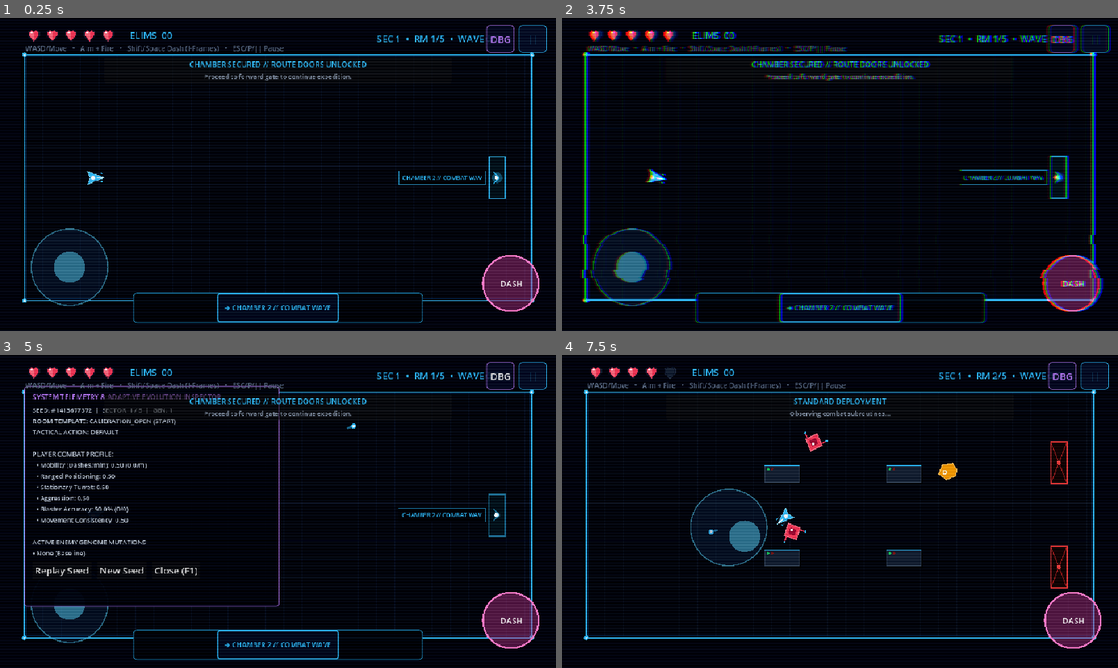
Above: before the commit, frames 1-4 (two rows, left to right).
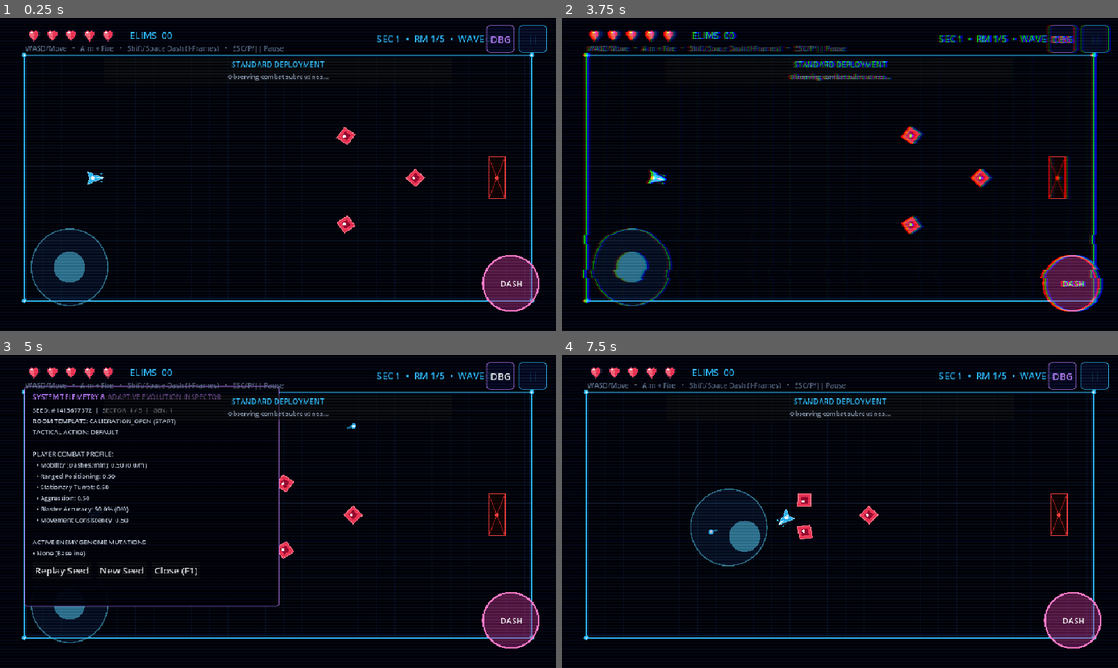
Above: after the commit, the same moments.

Repository: DaKaufeeBoii/GLITCH-RUN
Game: Godot game, scene res://scenes/main.tscn
Two runs of this game, one before a commit and one after it. Both use one fixed random seed, a clock stepped at 60 frames per second and the inputs below. This scene is started directly instead of the project's main scene.
Inputs (mouse positions are in pixels of both pictures, inside the frame that each line leads up to):
- Up to frame 1 (0.25 s): no input
- Up to frame 2 (3.75 s): click "||" at 0.5 s; click "RESTART RUN" at 1.25 s; click "RESTART RUN" at 2 s; click "RESTART RUN" at 2.75 s; click "CONFIRM" at 3.5 s
- Up to frame 3 (5 s): click "DBG" at 4.25 s
- Up to frame 4 (7.5 s): click "Replay Seed" at 5 s; click (840, 646) at 5.75 s, where only the run before the commit has a clickable "➔ CHAMBER 2 // COMBAT WAVE"; tap Enter at 6.5 s; move the mouse to (962, 495) at 6.52 s; hold Right (ui_right) 6.53-7.25 s; tap P at 6.6 s; click (962, 495) at 6.67 s; tap Space at 6.77 s; drag from (728, 527) to (812, 574) at 7.27 s

The runs differ from the first frame. In frame 1, 3.1% of the frame differs, in the area x 3-97%, y 10-98%; in frame 2, 6.2%; in frame 3, 2.5%; in frame 4, 2.5%.

Commit message:
fix(gameplay): eliminate empty rooms, guarantee combat waves, restore core fast-paced roguelite combat, and resolve all GDScript warnings

Diff:
--- a/scripts/chaser.gd
+++ b/scripts/chaser.gd
@@ -7,7 +7,6 @@
 
 signal defeated
 
-const EnemySteering := preload("res://scripts/enemy_steering.gd")
 const PROJECTILE_SCENE := preload("res://scenes/weapons/enemy_projectile.tscn")
 
 @export var max_health := 3
@@ -211,8 +210,15 @@
 	# Center optical sensor circle
 	draw_circle(Vector2(3, 0), 2.5, Color("ffffff"))
 
-	# Health bar
-	if health < max_health:
+	# Health bar & Evolution Tier indicator
+	if max_health > 3:
+		var tier_pips := 1 if max_health <= 6 else 2
+		for p in range(tier_pips):
+			draw_circle(Vector2(-4.0 + float(p) * 8.0, -27), 2.2, Color("38bdf8"))
+		draw_rect(Rect2(-16, -22, 32, 4), Color("181a26"))
+		var hp_ratio := float(health) / float(max_health)
+		draw_rect(Rect2(-15, -21, 30.0 * hp_ratio, 2), Color("f43f5e"))
+	elif health < max_health:
 		var hit_points := float(health) / float(max_health)
 		draw_rect(Rect2(-14, -22, 28, 4), Color("181a26"))
 		draw_rect(Rect2(-13, -21, 26.0 * hit_points, 2), Color("f43f5e"))
--- a/scripts/dasher.gd
+++ b/scripts/dasher.gd
@@ -4,7 +4,6 @@
 signal defeated
 
 const HAZARD_SCENE := preload("res://scenes/weapons/hazard_node.tscn")
-const EnemySteering := preload("res://scripts/enemy_steering.gd")
 
 @export var max_health := 2
 @export var patrol_speed := 95.0
@@ -201,8 +200,15 @@
 	# Central thruster plasma core
 	draw_circle(Vector2(-4, 0), 3.0, Color("fdf2f8"))
 
-	# Health bar
-	if health < max_health:
+	# Health bar & Evolution Tier indicator
+	if max_health > 2:
+		var tier_pips := 1 if max_health <= 4 else 2
+		for p in range(tier_pips):
+			draw_circle(Vector2(-4.0 + float(p) * 8.0, -26), 2.2, Color("38bdf8"))
+		draw_rect(Rect2(-16, -21, 32, 4), Color("181a26"))
+		var hp_ratio := float(health) / float(max_health)
+		draw_rect(Rect2(-15, -20, 30.0 * hp_ratio, 2), Color("ec4899"))
+	elif health < max_health:
 		var hit_points := float(health) / float(max_health)
 		draw_rect(Rect2(-14, -20, 28, 4), Color("181a26"))
 		draw_rect(Rect2(-13, -19, 26.0 * hit_points, 2), Color("ec4899"))
--- a/scripts/encounter_director.gd
+++ b/scripts/encounter_director.gd
@@ -119,13 +119,9 @@
 		var genome: RefCounted = null
 		if family in ["CHASER", "SHOOTER", "DASHER"]:
 			genome = evolution_manager.get_genome_for_spawn(family)
-			# Apply active tactical mutations
+			# Apply active tactical positioning mutations
 			if pincer_active and family == "CHASER":
 				genome.apply_named_mutation("PINCER_WINGS")
-			if shooter_lead > 0.0 and family == "SHOOTER":
-				genome.apply_named_mutation("PREDICTIVE_OPTICS")
-			if hazard_trail and family == "DASHER":
-				genome.apply_named_mutation("ION_HAZARD_TRAIL")
 
 		final_spawn_list.append({
 			"type": espawn.type,
@@ -153,7 +149,7 @@
 	combat_time: float,
 	player_profile: Dictionary,
 	chosen_tactic: String
-) -> void:
+) -> Array[Dictionary]:
 	## Reports combat feedback to LearningPolicy, AdaptiveDirector, and EvolutionManager.
 	adaptive_director.record_tactic_result(chosen_tactic, damage_taken)
 
@@ -163,7 +159,7 @@
 			var reward: float = learning_policy.compute_reward(damage_taken, combat_time, player_profile, act_id)
 			learning_policy.update_policy(reward)
 
-	evolution_manager.process_encounter_end(
+	return evolution_manager.process_encounter_end(
 		sector_index,
 		damage_taken,
 		combat_time,
--- a/scripts/evolution_manager.gd
+++ b/scripts/evolution_manager.gd
@@ -108,7 +108,7 @@
 
 func process_encounter_end(
 	sector_index: int,
-	damage_taken_by_player: int,
+	_damage_taken_by_player: int,
 	combat_duration: float,
 	player_profile: Dictionary,
 	_selected_tactic: String
@@ -149,7 +149,7 @@
 			ev.player_kited_count += 1
 
 		# Tier 0 -> Tier 1: Enhanced Pursuit Speed (+35%) & 2x Health
-		if ev.tier == 0 and ev.encounters_fought >= 1 and ev.player_kited_count >= 1:
+		if ev.tier == 0 and ev.encounters_fought >= 1:
 			ev.tier = 1
 			for g in active_genomes["CHASER"]:
 				g.tier = 1
--- a/scripts/game.gd
+++ b/scripts/game.gd
@@ -552,13 +552,8 @@
 		rs_node.waves_in_room = rs_node.progression.waves_in_room
 
 	damage_taken_this_sector = 0
-
-	if rs_node and rs_node.progression and rs_node.waves_in_room == 0:
-		# Non-wave room (START, RECOVERY, SHOP, GIFT) - secure chamber!
-		room_cleared = true
-		_handle_non_wave_room(current_room_data.room_type)
-	else:
-		_spawn_wave_enemies(1)
+	room_cleared = false
+	_spawn_wave_enemies(1)
 
 	queue_redraw()
 	_update_debug_overlay()
@@ -928,8 +923,9 @@
 	var rs = get_node("/root/RunState")
 
 	# Report combat outcome to EncounterDirector & EvolutionManager
+	var new_adaptations: Array[Dictionary] = []
 	if encounter_director and tracker and rs:
-		encounter_director.record_encounter_result(
+		new_adaptations = encounter_director.record_encounter_result(
 			rs.current_room_index,
 			damage_taken_this_sector,
 			sector_combat_time,
@@ -938,7 +934,37 @@
 		)
 		rs.set_evolution_log(encounter_director.evolution_manager.evolution_history)
 
-	_show_upgrade_draft()
+	# If hostiles evolved, flash alert banner and play mutation audio
+	if not new_adaptations.is_empty():
+		var first_adap: Dictionary = new_adaptations[0]
+		var f_name: String = first_adap.get("family", "HOSTILE")
+		var t_num: int = first_adap.get("tier", 1)
+		var m_name: String = first_adap.get("mutation", "OVERCLOCK")
+		var h_mult: String = first_adap.get("health_mult", "2x HP")
+		trigger_glitch(0.70)
+		add_trauma(0.35)
+		if Engine.has_singleton("AudioSynth") or get_node_or_null("/root/AudioSynth"):
+			get_node("/root/AudioSynth").play("mutation_alert", 0.0, 0.0)
+		_show_director_banner(
+			"HOSTILE SPECIES EVOLVED // %s [TIER %d]" % [f_name, t_num],
+			"%s (%s) • %s" % [m_name.replace("_", " "), h_mult, first_adap.get("tradeoff", "Hostiles learned from previous battles.")]
+		)
+
+	# Handle reward presentation based on room type
+	var r_type: String = current_room_data.room_type if current_room_data else "COMBAT"
+	match r_type:
+		"RECOVERY":
+			if rs:
+				rs.heal(2)
+			if Engine.has_singleton("AudioSynth") or get_node_or_null("/root/AudioSynth"):
+				get_node("/root/AudioSynth").play("powerup_pickup", 0.0, 0.0)
+			_show_upgrade_draft()
+		"SHOP":
+			_show_shop_interface()
+		"GIFT":
+			_show_gift_interface()
+		_:
+			_show_upgrade_draft()
 
 
 func _show_upgrade_draft() -> void:
--- a/scripts/player.gd
+++ b/scripts/player.gd
@@ -6,6 +6,7 @@
 signal dashed
 signal damaged(amount: int)
 signal shot_fired
+@warning_ignore("unused_signal")
 signal shot_hit(enemy: Node2D)
 
 const PROJECTILE_SCENE := preload("res://scenes/weapons/projectile.tscn")
--- a/scripts/run_progression.gd
+++ b/scripts/run_progression.gd
@@ -13,6 +13,7 @@
 const DEFAULT_ROOMS_PER_SECTOR := 5
 const MIN_SECTOR_WAVES := 3
 const MAX_SECTOR_WAVES := 5
+const MAX_WAVES_PER_ROOM := 5
 
 var run_depth: int = 1 # Monotonically increasing room steps taken across entire run
 var sector_index: int = 1
@@ -83,29 +84,27 @@
 
 
 func calculate_waves_for_current_room(room_type: String) -> int:
-	## Distributes scheduled sector waves to combat rooms.
-	## Non-wave rooms (START, RECOVERY, SHOP, GIFT) have 0 waves.
-	## Boss is a separate end-of-sector encounter (1 boss wave).
+	## Calculates combat wave count for each chamber.
+	## Every chamber guarantees enemy combat engagements (never 0 waves).
 	match room_type:
-		"START", "RECOVERY", "SHOP", "GIFT":
-			waves_in_room = 0
-			current_wave = 0
-			return 0
+		"START":
+			waves_in_room = 1
 		"BOSS":
 			waves_in_room = 1
-			current_wave = 1
-			return 1
+		"RECOVERY", "SHOP", "GIFT":
+			waves_in_room = 1
 		_: # COMBAT, ELITE
-			var remaining_sector_waves: int = sector_total_waves - sector_waves_completed
-			if remaining_sector_waves <= 0:
-				# All scheduled regular waves for this sector have already been cleared!
-				waves_in_room = 0
-				current_wave = 0
-				return 0
-			# Combat room consumes scheduled wave (1 wave per room visit)
-			waves_in_room = 1
-			current_wave = 1
-			return waves_in_room
+			if difficulty == "EASY":
+				waves_in_room = 2
+			elif run_depth <= 3:
+				waves_in_room = 2
+			elif run_depth <= 7:
+				waves_in_room = 3
+			else:
+				waves_in_room = clampi(3 + int(float(run_depth) / 4.0), 3, MAX_WAVES_PER_ROOM)
+
+	current_wave = 1
+	return waves_in_room
 
 
 func calculate_spawn_budget(wave: int) -> int:
--- a/scripts/shooter.gd
+++ b/scripts/shooter.gd
@@ -4,7 +4,6 @@
 signal defeated
 
 const PROJECTILE_SCENE := preload("res://scenes/weapons/enemy_projectile.tscn")
-const EnemySteering := preload("res://scripts/enemy_steering.gd")
 
 @export var max_health := 3
 @export var move_speed := 82.0
@@ -195,8 +194,15 @@
 	draw_circle(Vector2(5, 0), 4.0, Color("fffbeb"))
 	draw_circle(Vector2(5, 0), 2.0, Color("f59e0b"))
 
-	# Health bar
-	if health < max_health:
+	# Health bar & Evolution Tier indicator
+	if max_health > 3:
+		var tier_pips := 1 if max_health <= 6 else 2
+		for p in range(tier_pips):
+			draw_circle(Vector2(-4.0 + float(p) * 8.0, -27), 2.2, Color("38bdf8"))
+		draw_rect(Rect2(-16, -22, 32, 4), Color("181a26"))
+		var hp_ratio := float(health) / float(max_health)
+		draw_rect(Rect2(-15, -21, 30.0 * hp_ratio, 2), Color("f59e0b"))
+	elif health < max_health:
 		var hit_points := float(health) / float(max_health)
 		draw_rect(Rect2(-14, -22, 28, 4), Color("181a26"))
 		draw_rect(Rect2(-13, -21, 26.0 * hit_points, 2), Color("f59e0b"))
--- a/scripts/test_director.gd
+++ b/scripts/test_director.gd
@@ -664,30 +664,21 @@
 	var prog_hard = RUN_PROGRESSION_SCRIPT.new(4242, "HARD")
 	assert(prog_hard.sector_total_waves == 4, "Hard Sector 1 must schedule 4 waves")
 
-	# Non-wave rooms have 0 waves (START, RECOVERY, SHOP, GIFT)
-	assert(prog.calculate_waves_for_current_room("START") == 0, "START room must have 0 combat waves")
-	assert(prog.calculate_waves_for_current_room("RECOVERY") == 0, "RECOVERY room must have 0 combat waves")
-	assert(prog.calculate_waves_for_current_room("SHOP") == 0, "SHOP room must have 0 combat waves")
-	assert(prog.calculate_waves_for_current_room("GIFT") == 0, "GIFT room must have 0 combat waves")
-
-	# Boss room is 1 end-of-sector boss encounter
+	# Every room guarantees combat wave engagement (never 0 waves)
+	assert(prog.calculate_waves_for_current_room("START") == 1, "START room must have 1 introductory wave")
+	assert(prog.calculate_waves_for_current_room("RECOVERY") >= 1, "RECOVERY room must have combat wave")
+	assert(prog.calculate_waves_for_current_room("SHOP") >= 1, "SHOP room must have combat wave")
+	assert(prog.calculate_waves_for_current_room("GIFT") >= 1, "GIFT room must have combat wave")
 	assert(prog.calculate_waves_for_current_room("BOSS") == 1, "BOSS room must have 1 boss wave")
-
-	# Sector wave consumption across combat rooms
+	assert(prog.calculate_waves_for_current_room("COMBAT") >= 2, "Combat rooms guarantee multiple combat waves")
+
+	# Wave advancement across combat waves
 	prog.reset()
-	assert(prog.calculate_waves_for_current_room("COMBAT") == 1, "Combat room consumes 1 scheduled wave")
+	var w_count := prog.calculate_waves_for_current_room("COMBAT")
+	assert(w_count >= 2, "Early depth combat room has at least 2 waves")
+	assert(prog.advance_wave(), "Must advance to wave 2")
+	assert(prog.current_wave == 2, "Current wave must be 2")
 	prog.complete_current_wave()
-	assert(prog.sector_waves_completed == 1, "1 sector wave completed")
-	prog.calculate_waves_for_current_room("COMBAT")
-	prog.complete_current_wave()
-	assert(prog.sector_waves_completed == 2, "2 sector waves completed")
-	prog.calculate_waves_for_current_room("COMBAT")
-	prog.complete_current_wave()
-	assert(prog.sector_waves_completed == 3, "All 3 sector waves completed")
-	assert(prog.is_sector_regular_waves_complete(), "Sector regular waves must be complete")
-
-	# Visiting extra combat rooms after regular waves completed yields 0 waves
-	assert(prog.calculate_waves_for_current_room("COMBAT") == 0, "Extra combat rooms after sector quota return 0 waves")
 
 	# Room & Sector advancement
 	prog.reset()
